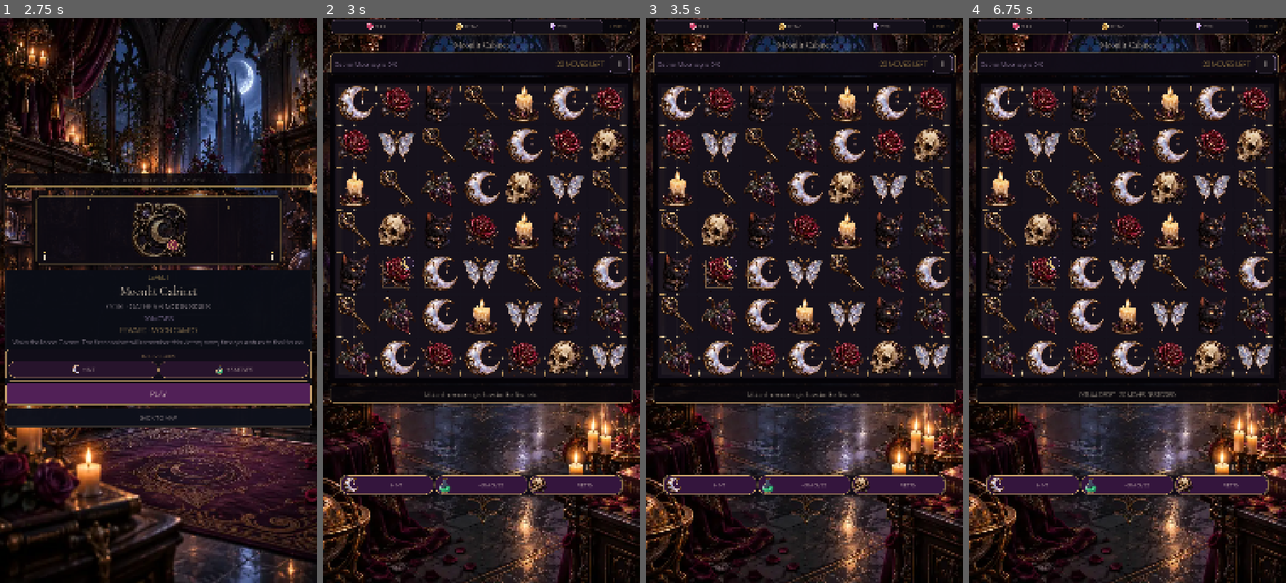
Above: before the commit, frames 1-4 (left to right).
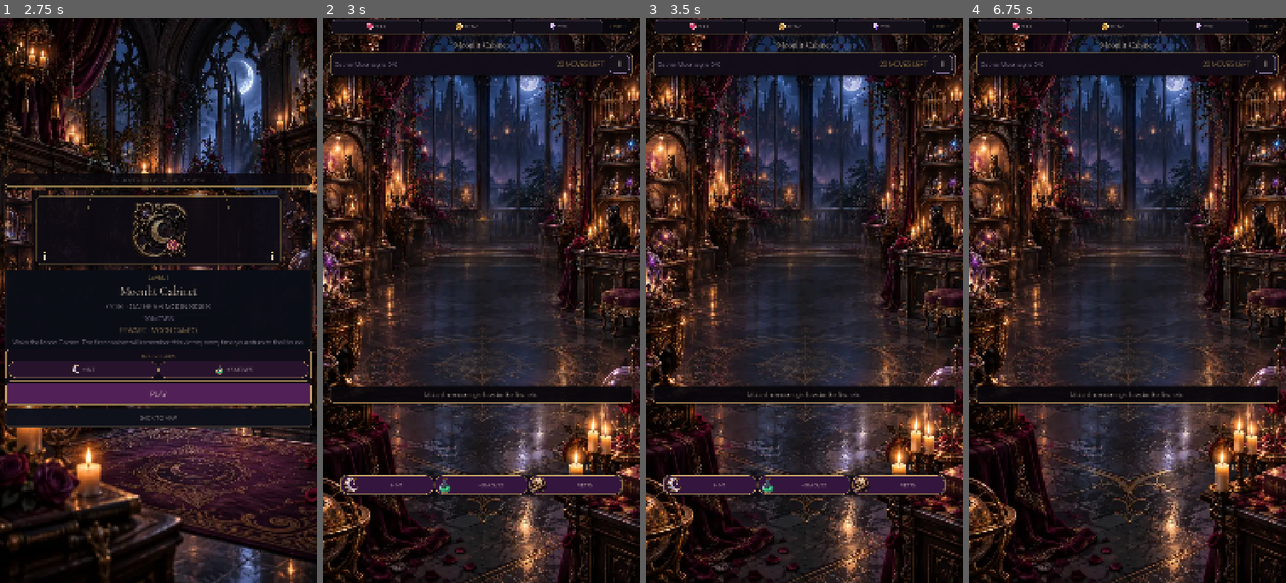
Above: after the commit, the same moments.

Repository: Jay-prodesign/akilta-match3
Game: Godot game, scene res://src/app/app_bootstrap.tscn
The game is run twice, just before and just after one commit, with the same random seed, the same clock (stepped at 60 frames per second) and the same inputs.
Inputs:
- Up to frame 1 (2.75 s): click "ENTER THE HOUSE" at 0.5 s; click "ENTER CURIO BOUTIQUE" at 1.25 s; click "1" at 2 s
- Up to frame 2 (3 s): click "PLAY" at 2.75 s
- Up to frame 3 (3.5 s): no input
- Up to frame 4 (6.75 s): click "RETRY" at 3.5 s; click "RETRY" at 4.25 s; click "RETRY" at 5 s; click "Ⅱ" at 5.75 s; click "RESTART LEVEL" at 6.5 s

Frame 1 is identical in both runs. In frame 2, 35% of the frame differs, in the area x 0-100%, y 9-66%; in frame 3, 35%; in frame 4, 38%, in the area x 0-100%, y 9-85%.
Error after the commit: Parse Error: Cannot infer the type of "direction" variable because the value doesn't have a set type. (res://src/match3/presentation/board_view.gd:1147)

Commit message:
Gameplay: render explicit shuffle recovery state

Diff:
--- a/src/match3/presentation/board_view.gd
+++ b/src/match3/presentation/board_view.gd
@@ -76,6 +76,7 @@
 var _last_cascade_depth: int = 1
 var _last_landing_fx_count: int = 0
 var _last_longest_drop_rows: int = 0
+var _last_shuffle_fx_count: int = 0
 
 func _motion_stage_cells() -> Dictionary:
 	var visible: Dictionary = _motion_initial_cells.duplicate()
@@ -139,6 +140,7 @@
 	contract["cascade_escalation"] = "depth_scaled_clear_burst"
 	contract["landing_settle"] = "depth_weighted_squash_ring"
 	contract["gravity_ease"] = "cubic_out_with_settle"
+	contract["shuffle_recovery"] = "protected_input_rearrange_restore"
 	contract["reduced_motion_supported"] = true
 	return contract
 
@@ -176,6 +178,8 @@
 		"last_cascade_depth": _last_cascade_depth,
 		"last_landing_fx_count": _last_landing_fx_count,
 		"last_longest_drop_rows": _last_longest_drop_rows,
+		"last_shuffle_fx_count": _last_shuffle_fx_count,
+		"shuffle_recovery_visible": _last_shuffle_fx_count > 0,
 		"reduced_motion_supported": true,
 		"reduced_motion": _reduced_motion
 	}
@@ -294,6 +298,7 @@
 	_last_cascade_depth = 1
 	_last_landing_fx_count = 0
 	_last_longest_drop_rows = 0
+	_last_shuffle_fx_count = 0
 	_reveal_at.clear()
 	_motion_cascade_count = 1
 	for event in trace.events:
@@ -393,7 +398,8 @@
 					"at": _parse_pos(event.get("at", ""))
 				})
 			"shuffle":
-				_motion_items.append({"type": "shuffle"})
+				_last_shuffle_fx_count += 1
+				_motion_items.append({"type": "shuffle", "attempt": int(event.get("attempt", 1))})
 			_:
 				pass
 
@@ -1122,12 +1128,35 @@
 						draw_line(bcenter + Vector2(-1, -1) * cell_size * 0.16, bcenter + Vector2(1, 1) * cell_size * 0.16, impact, 2.4)
 						draw_line(bcenter + Vector2(1, -1) * cell_size * 0.16, bcenter + Vector2(-1, 1) * cell_size * 0.16, impact, 2.4)
 			"shuffle":
-				var shuffle_p := _phase_progress(0.0, 0.62)
+				var shuffle_p := _phase_progress(0.0, 0.72)
 				if shuffle_p > 0.0 and shuffle_p < 1.0:
-					var frame := Rect2(Vector2.ZERO, size).grow(-14.0)
-					var shuffle_color := Color(LILAC)
-					shuffle_color.a = 0.34 * sin(shuffle_p * PI)
-					draw_rect(frame, shuffle_color, false, 4.0)
+					var pulse := sin(shuffle_p * PI)
+					var geometry := _board_geometry()
+					var origin: Vector2 = geometry["origin"]
+					var cell_size := float(geometry["cell_size"])
+					var board_extent := Vector2(
+						cell_size * board_state.width + cell_gap * (board_state.width - 1),
+						cell_size * board_state.height + cell_gap * (board_state.height - 1)
+					)
+					var frame := Rect2(origin, board_extent).grow(10.0)
+					var center := frame.get_center()
+					var shuffle_color := Color("#FFFFFF") if _high_contrast else Color(LILAC)
+					shuffle_color.a = (0.70 if _high_contrast else 0.48) * pulse
+					draw_rect(frame, shuffle_color, false, 4.0 if _high_contrast else 3.0)
+					for corner in [frame.position, Vector2(frame.end.x, frame.position.y), frame.end, Vector2(frame.position.x, frame.end.y)]:
+						var direction := (center - corner).normalized()
+						var start := corner + direction * cell_size * 0.35
+						var finish := center - direction * cell_size * (0.55 + 0.15 * shuffle_p)
+						draw_line(start, finish, shuffle_color, 3.0 if _high_contrast else 2.0)
+					var diamond_r := cell_size * (0.30 + 0.20 * pulse)
+					var diamond := PackedVector2Array([
+						center + Vector2(0, -diamond_r),
+						center + Vector2(diamond_r, 0),
+						center + Vector2(0, diamond_r),
+						center + Vector2(-diamond_r, 0),
+						center + Vector2(0, -diamond_r)
+					])
+					draw_polyline(diamond, shuffle_color, 3.0 if _high_contrast else 2.0)
 			_:
 				pass
 
